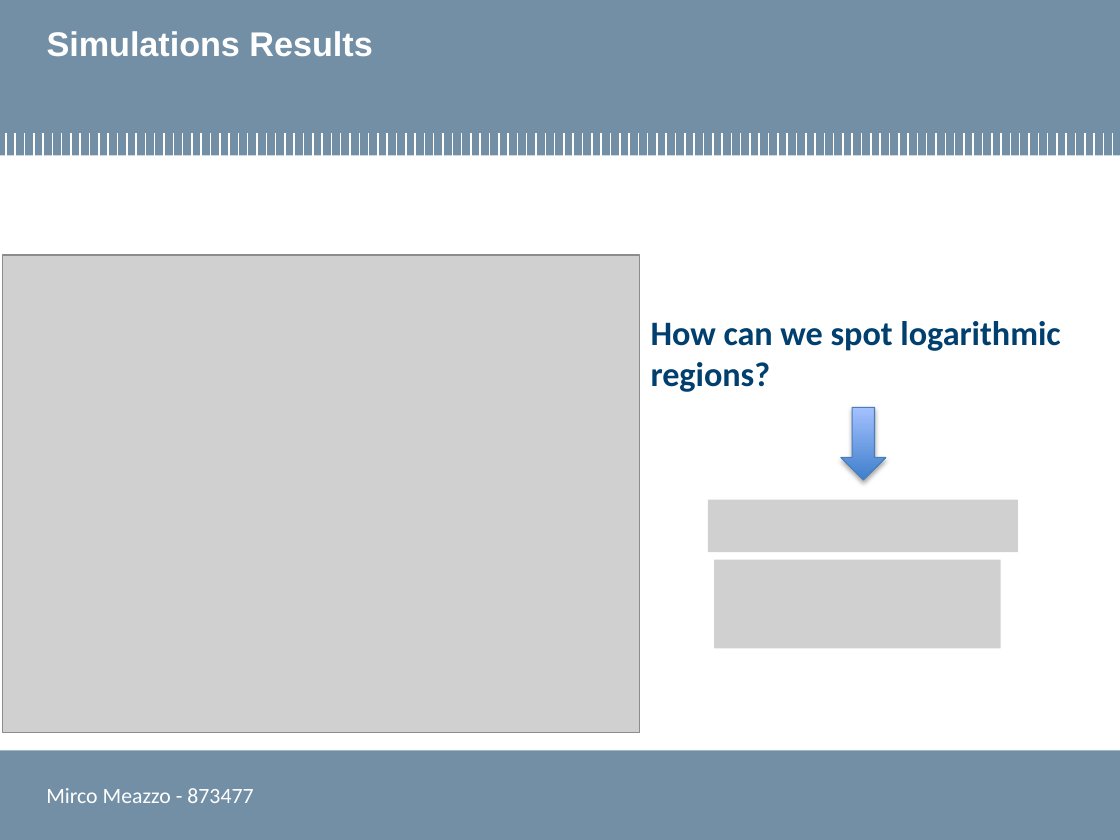
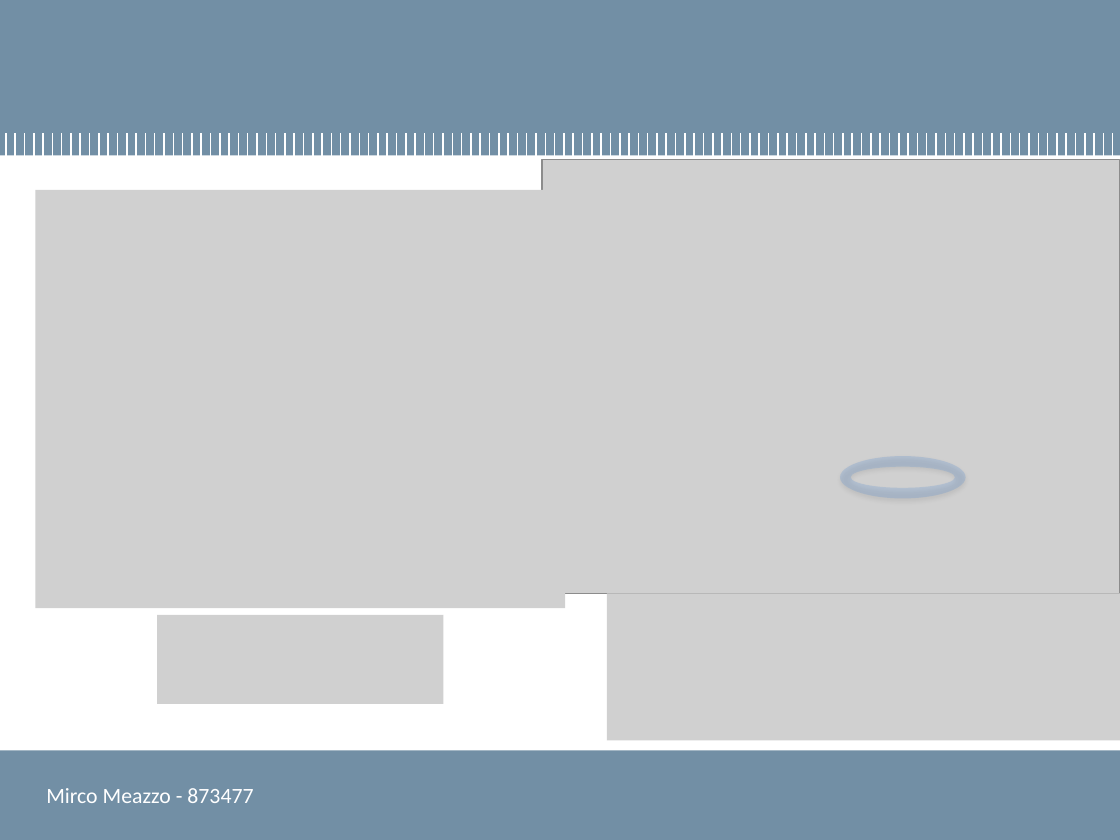
Before and after one commit to mircuz/channel_report, a slide deck: slide 13 of presentazione_meazzo.pptx (slide 11 before the commit). Drawn at 1120x840 pixels with LibreOffice and Linux fonts; fonts in the diff are those of the drawing; grey boxes stand for pictures; background and template pictures are left out. Boxes give left, top, right and bottom in pixels: in the first picture for what was removed or moved away, otherwise in the second. Text is boxed around its words. In the diff, an @@ line names an element or a change of style, - is before the commit and + after.

```diff
--- a/presentazione_meazzo.pptx
+++ b/presentazione_meazzo.pptx
@@ title removed at box(47, 31, 372, 57) @@
-Simulations Results
@@ picture added at box(542, 160, 1120, 594) @@
@@ picture: place and size @@
-picture at box(2, 255, 640, 732)
+picture at box(36, 190, 566, 609)
@@ text removed at box(651, 321, 1060, 392) @@
-How can we spot logarithmic regions?
@@ down arrow removed at box(841, 408, 886, 480) @@
@@ donut added at box(840, 456, 965, 498), fill #558ED5 at 23% opacity @@
@@ picture removed at box(708, 500, 1018, 552) @@
@@ picture removed at box(715, 560, 1001, 648) @@
@@ picture added at box(607, 594, 1120, 740) @@
@@ picture added at box(157, 615, 444, 703) @@
```
Also in this commit, not shown: 12 other slides changed, 2 slides added, 2 slides removed.
